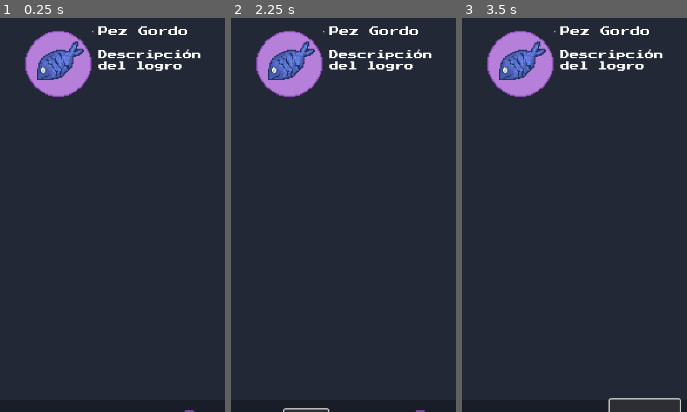
Above: before the commit, frames 1-3 (left to right).
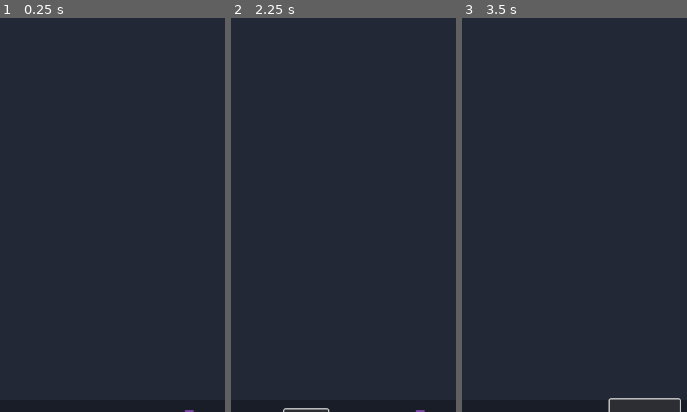
Above: after the commit, the same moments.

Repository: TonyCast2005/Galileo
Game: Godot game, scene res://escenas/usuario/Perfil/perfil.tscn
Same seed, same stepped clock (60 frames per second), same inputs: the game is played once before the commit and once after it.
Inputs (mouse positions are % of the whole screen's width and height, from its top left):
- Up to frame 1 (0.25 s): no input
- Up to frame 2 (2.25 s): click (90, 5) at 0.5 s; click (74, 96) at 1.25 s; click (26, 96) at 2 s
- Up to frame 3 (3.5 s): click (50, 96) at 2.75 s
The pictures show only the part of the screen within x 9-59%, y 44-94%; the shares and areas given below are measured in that part.

The runs differ from the first frame. In frame 1, 5.1% of the frame differs, in the area x 11-90%, y 2-21%; in frame 2, 5.1%; in frame 3, 5.1%.
Error before the commit: Invalid assignment of property or key 'texture' with value of type 'CompressedTexture2D' on a base object of type 'Nil'. (res://escenas/usuario/Perfil/logro.gd…

Commit message:
No terminado

Diff:
--- a/galileo/escenas/usuario/Perfil/logro.gd
+++ b/galileo/escenas/usuario/Perfil/logro.gd
@@ -3,9 +3,12 @@
 @onready var icon_rect = $HBoxContainer/TextureRect
 @onready var title_label = $HBoxContainer/VBoxContainer/Nombre
 @onready var desc_label = $HBoxContainer/VBoxContainer/textoLectura
+@onready var overlay = $OverlayBloqueado # un ColorRect/TextureRect arriba como candado
 
-func set_data(icon: Texture, title: String, description: String):
-	print("DEBUG -> icon_rect:", icon_rect) # 👈 para comprobar
-	icon_rect.texture = icon
-	title_label.text = title
-	desc_label.text = description
+func set_data(icon: Texture, title: String, description: String, unlocked: bool):
+    icon_rect.texture = icon
+    title_label.text = title
+    desc_label.text = description
+
+    overlay.visible = not unlocked
+    modulate = Color(1, 1, 1, 1.0 if unlocked else 0.5)
--- a/galileo/escenas/usuario/Perfil/perfil.gd
+++ b/galileo/escenas/usuario/Perfil/perfil.gd
@@ -1,14 +1,49 @@
 extends Control
 
-@onready var achievements_list = $ScrollContainer # mejor que Control sea un VBoxContainer
-var LogroScene = preload("res://escenas/usuario/Perfil/Logro.tscn")  # cambia a la ruta de tu escena de logro
+@onready var achievements_list = $ScrollContainer/logrosVbox
+@onready var http = $HTTPRequest
 
-func add_achievement(icon: Texture, title: String, description: String):
-	var logro = LogroScene.instantiate()
-	logro.set_data(icon, title, description)
-	achievements_list.add_child(logro)
+var LogroScene = preload("res://escenas/usuario/Perfil/Logro.tscn")
+var firebase_url = "https://galileo-af640-default-rtdb.firebaseio.com/"
+
+var logros = {}
 
 func _ready():
-	var icon = preload("res://assets/sprites/ui/Logros/de noche todos los gatos son pardos.png")  # cámbialo a tu icono
-	add_achievement(icon, "Primer paso", "Completaste el tutorial con éxito")
-	add_achievement(icon, "Explorador", "Visitaste todas las secciones del perfil")
+    # Pedimos los logros globales
+    var url_logros = "%s/logros.json" % firebase_url
+    http.request(url_logros)
+
+# Este método recibe TODAS las respuestas de HTTPRequest
+func _on_HTTPRequest_request_completed(result, response_code, headers, body):
+    if response_code != 200:
+        push_error("Error al cargar Firebase: %s" % response_code)
+        return
+
+    var data = {}
+    if body.size() > 0:
+        data = JSON.parse_string(body.get_string_from_utf8())
+
+    if data == null:
+        push_error("Error al parsear JSON")
+        return
+
+    # Guardamos los logros
+    logros = data
+
+    # Mostramos todos los logros como desbloqueados
+    mostrar_logros()
+
+func mostrar_logros():
+    # Limpiamos la lista antes de recargar
+    for child in achievements_list.get_children():
+        child.queue_free()
+
+    for id in logros.keys():
+        var data = logros[id]
+        var icon = load(data["icono"]) # carga la textura desde la ruta
+        add_achievement(icon, data["nombre"], data["descripcion"], true) # desbloqueado por defecto
+
+func add_achievement(icon: Texture, title: String, description: String, unlocked: bool):
+    var logro = LogroScene.instantiate()
+    achievements_list.add_child(logro)
+    logro.call_deferred("set_data", icon, title, description, unlocked)
--- a/galileo/escenas/usuario/Perfil/perfil.tscn
+++ b/galileo/escenas/usuario/Perfil/perfil.tscn
@@ -73,3 +73,8 @@
 offset_top = 583.0
 offset_right = 627.0
 offset_bottom = 1102.0
+
+[node name="logrosVbox" type="VBoxContainer" parent="ScrollContainer"]
+layout_mode = 2
+
+[node name="HTTPRequest" type="HTTPRequest" parent="."]
